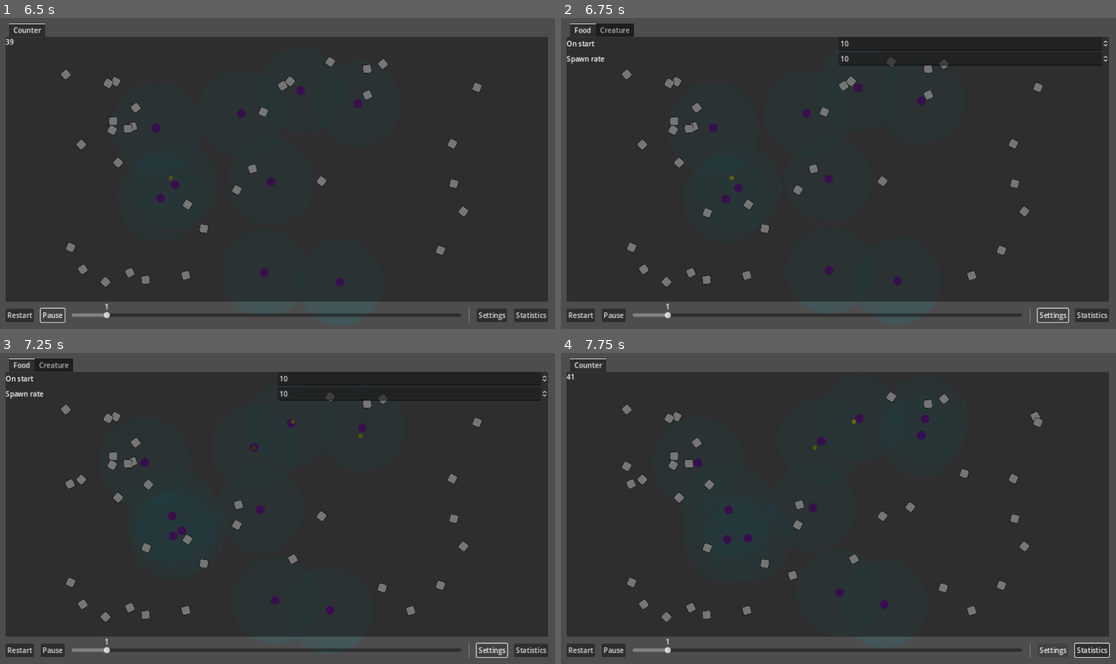
Above: before the commit, frames 1-4 (two rows, left to right).
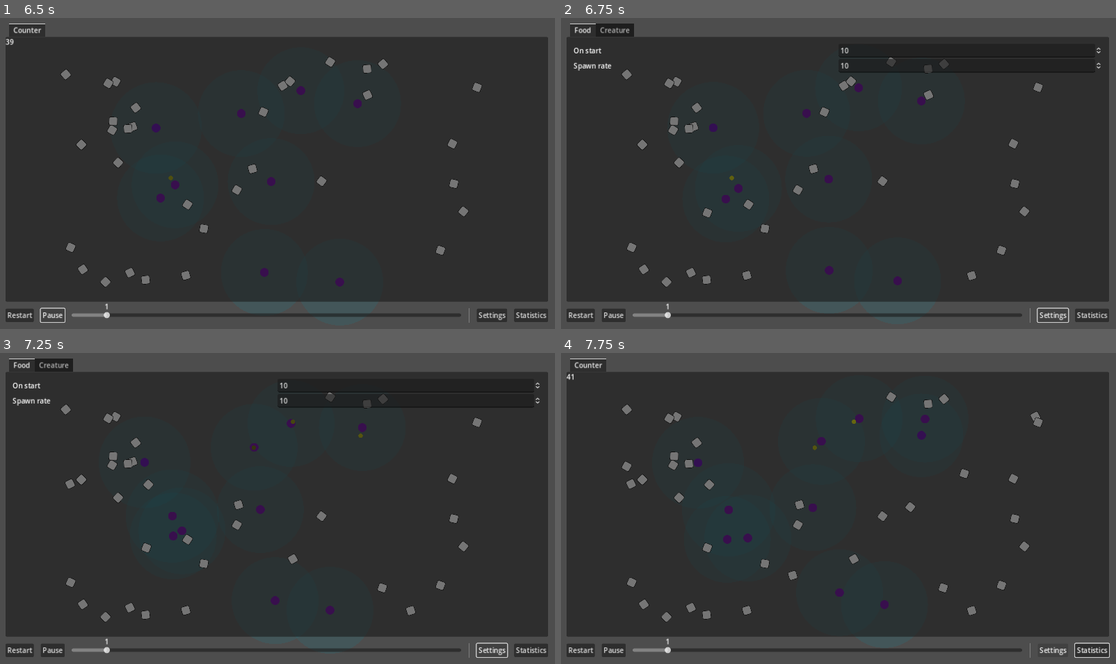
Above: after the commit, the same moments.

Repository: wivest/Natural-Selection
Game: Godot game, scene res://main.tscn
The game is run twice, just before and just after one commit, with the same random seed, the same clock (stepped at 60 frames per second) and the same inputs.
Inputs:
- Up to frame 1 (6.5 s): click "Restart" at 0.5 s; click "Restart" at 1.25 s; click "Restart" at 2 s; click "Statistics" at 2.75 s; click "Statistics" at 3.5 s; click "Statistics" at 4.25 s; click "Pause" at 5 s; click "Continue" at 5.75 s
- Up to frame 2 (6.75 s): click "Settings" at 6.5 s
- Up to frame 3 (7.25 s): no input
- Up to frame 4 (7.75 s): tap Tab (open_statistics) at 7.35 s

Frame 1 is identical in both runs. In frame 2, 0.5% of the frame differs, in the area x 1-99%, y 7-18%; in frame 3, 0.5%; in frame 4, nothing differs.

Commit message:
style: add MarginContainer

Diff:
--- a/ui/tabs/settings/settings.tscn
+++ b/ui/tabs/settings/settings.tscn
@@ -10,9 +10,23 @@
 grow_horizontal = 2
 grow_vertical = 2
 
-[node name="Food" parent="." instance=ExtResource("1_r1s3c")]
+[node name="Food" type="MarginContainer" parent="."]
+layout_mode = 2
+theme_override_constants/margin_left = 16
+theme_override_constants/margin_top = 16
+theme_override_constants/margin_right = 16
+theme_override_constants/margin_bottom = 16
+
+[node name="Section" parent="Food" instance=ExtResource("1_r1s3c")]
 layout_mode = 2
 
-[node name="Creature" parent="." instance=ExtResource("2_1e7py")]
+[node name="Creature" type="MarginContainer" parent="."]
 visible = false
 layout_mode = 2
+theme_override_constants/margin_left = 16
+theme_override_constants/margin_top = 16
+theme_override_constants/margin_right = 16
+theme_override_constants/margin_bottom = 16
+
+[node name="Section" parent="Creature" instance=ExtResource("2_1e7py")]
+layout_mode = 2
